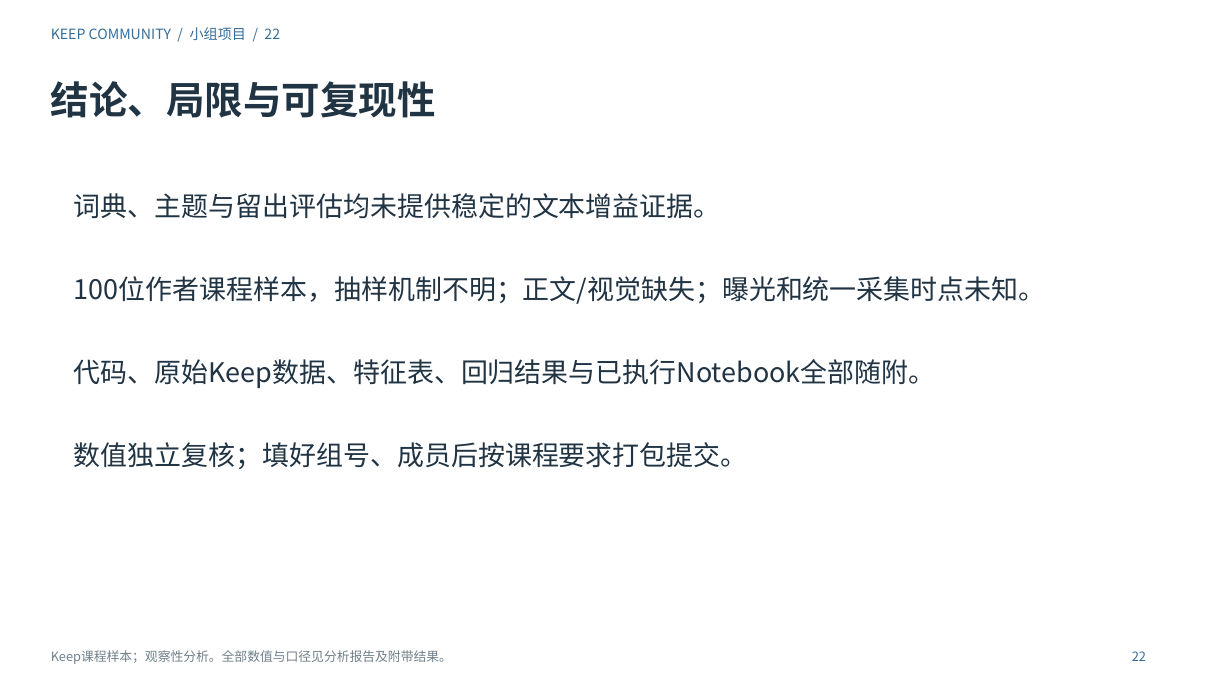
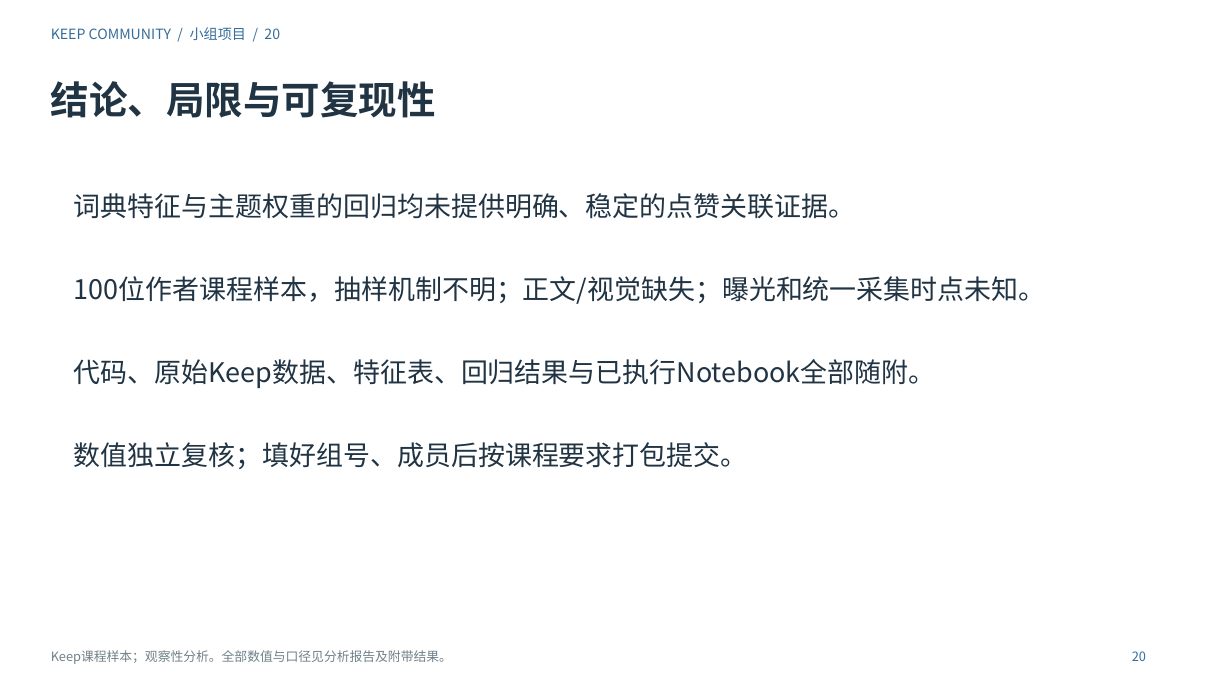
Before and after one commit to Charlie-ChenLin/keep-community-analysis, a slide deck: slide 20 of 演示文稿.pptx (slide 22 before the commit). Drawn at 1232x693 pixels with LibreOffice and Linux fonts; fonts in the diff are those of the drawing. Boxes give left, top, right and bottom in pixels: in the first picture for what was removed or moved away, otherwise in the second. Text is boxed around its words. In the diff, an @@ line names an element or a change of style, - is before the commit and + after.

```diff
--- a/演示文稿.pptx
+++ b/演示文稿.pptx
@@ text at <box>51,27,280,40</box>: text changed @@
-KEEP COMMUNITY / 小组项目 / 22
+KEEP COMMUNITY / 小组项目 / 20
@@ text at <box>74,193,856,219</box>: text changed @@
-词典、主题与留出评估均未提供稳定的文本增益证据。
+词典特征与主题权重的回归均未提供明确、稳定的点赞关联证据。
@@ text at <box>1132,651,1146,661</box>: text changed @@
-22
+20
```
Also in this commit, not shown: 7 other slides changed, 2 slides removed, 31 other files.
